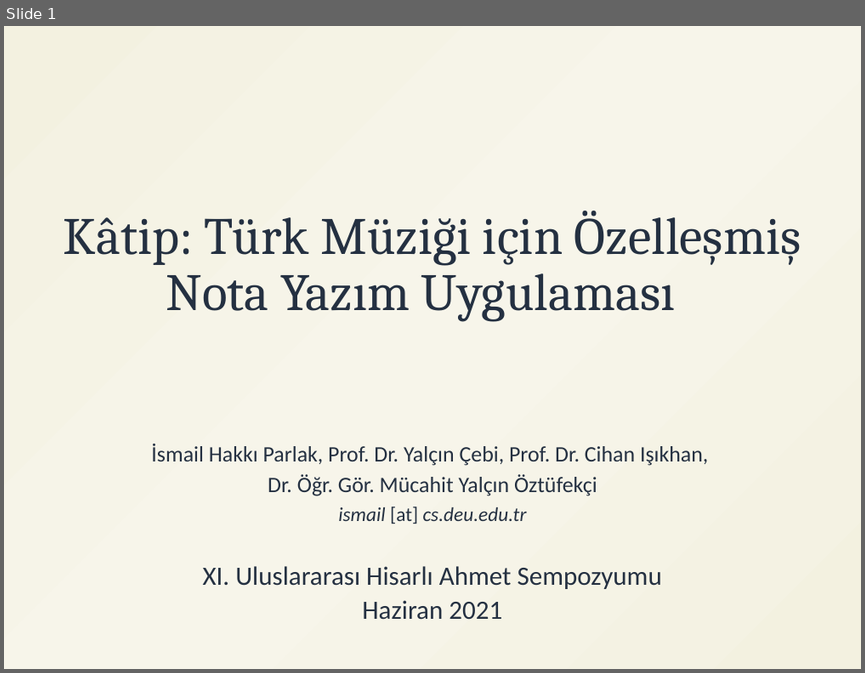
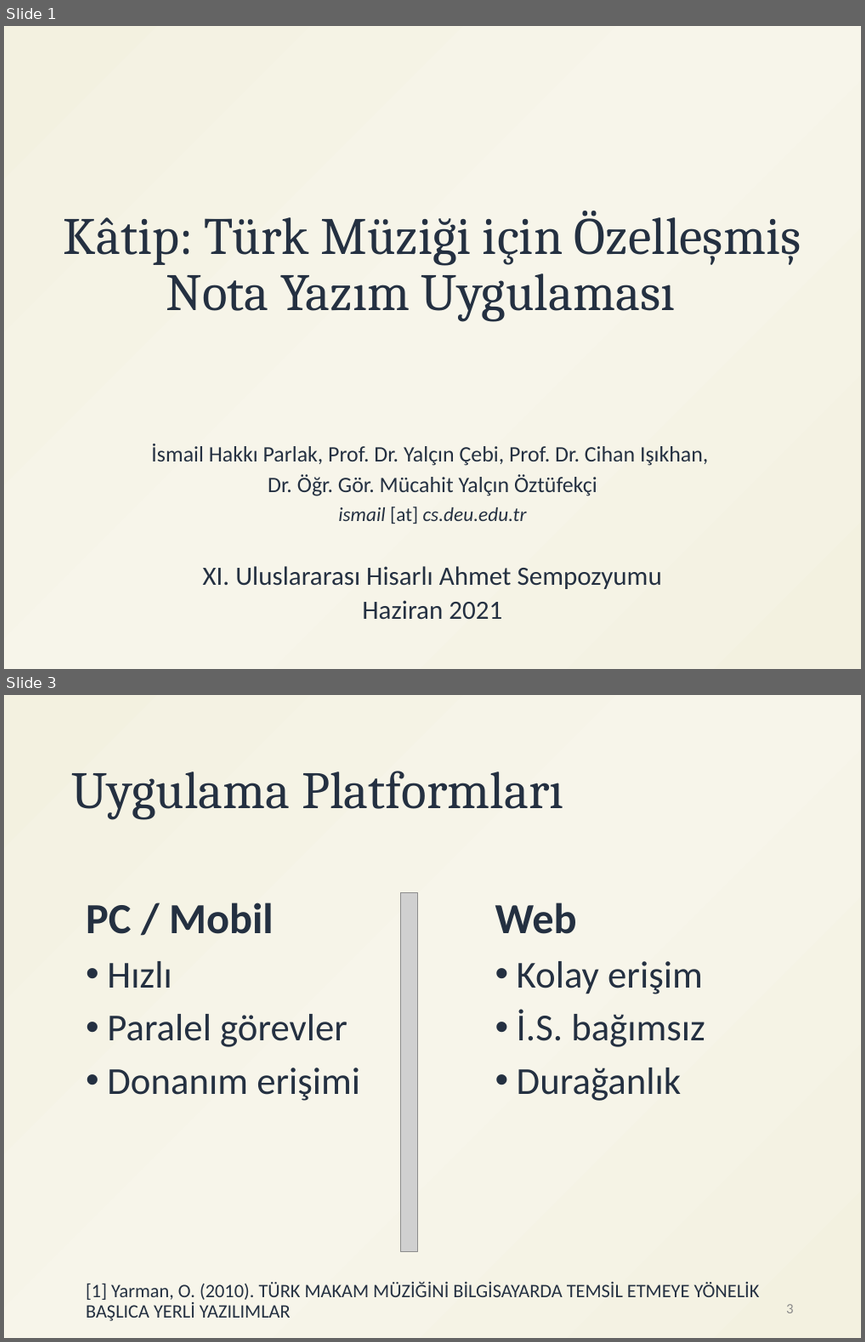
Before and after one commit to ihpar/katip, a slide deck: assets/Katip.pptx. Shown one above the other, each under a label of ours: slide 1 before the commit, slides 1 and 3 after it; the slides between them are not shown. The pictures are 865x673 and 865x1342 pixels, drawn with LibreOffice and Linux fonts; fonts in the diff are those of the drawing; grey boxes stand for pictures. Boxes give left, top, right and bottom in pixels: in the first picture for what was removed or moved away, otherwise in the second. Text is boxed around its words. In the diff, an @@ line names an element or a change of style, - is before the commit and + after.

```diff
--- a/assets/Katip.pptx
+++ b/assets/Katip.pptx
@@ slide 3 added at (4, 695, 861, 1338), background gradient #F3F1E0 to #F7F5EA @@
@@ title added at (71, 771, 563, 820), 44 pt, text #243041 @@
+Uygulama Platformları
@@ picture added at (401, 892, 417, 1251) @@
@@ text added at (86, 902, 360, 1100), 32 pt, text #243041 @@
+PC / Mobil
+• Hızlı
+• Paralel görevler
+• Donanım erişimi
@@ text added at (495, 902, 705, 1100), 32 pt, text #243041 @@
+Web
+• Kolay erişim
+• İ.S. bağımsız
+• Durağanlık
@@ text added at (86, 1281, 760, 1321), 16 pt, text #243041 @@
+[1] Yarman, O. (2010). TÜRK MAKAM MÜZİĞİNİ BİLGİSAYARDA TEMSİL ETMEYE YÖNELİK BAŞLICA YERLİ YAZILIMLAR
@@ page number added at (786, 1304, 793, 1313), 12 pt, text #8C8C8C @@
+3
```
Also in this commit, not shown: 2 slides changed, 3 other slides added, 1 slide removed, 1 other file.
